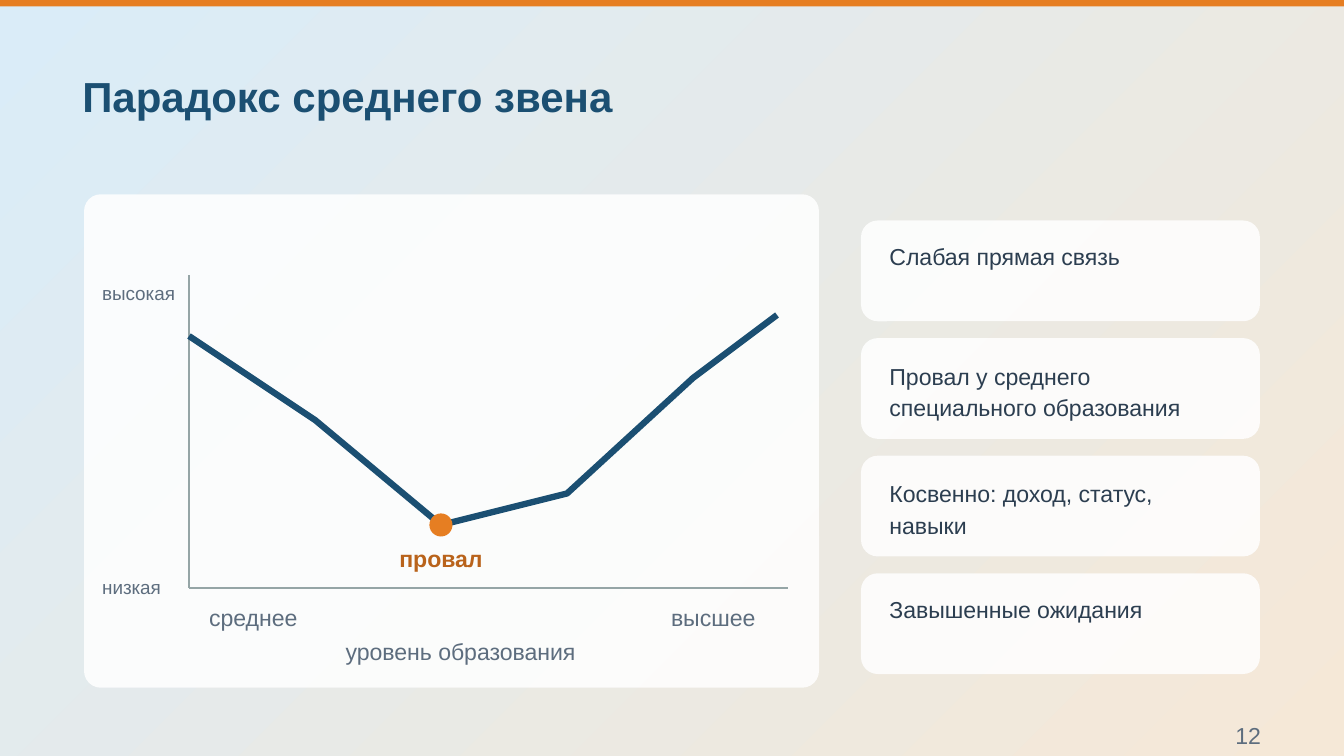
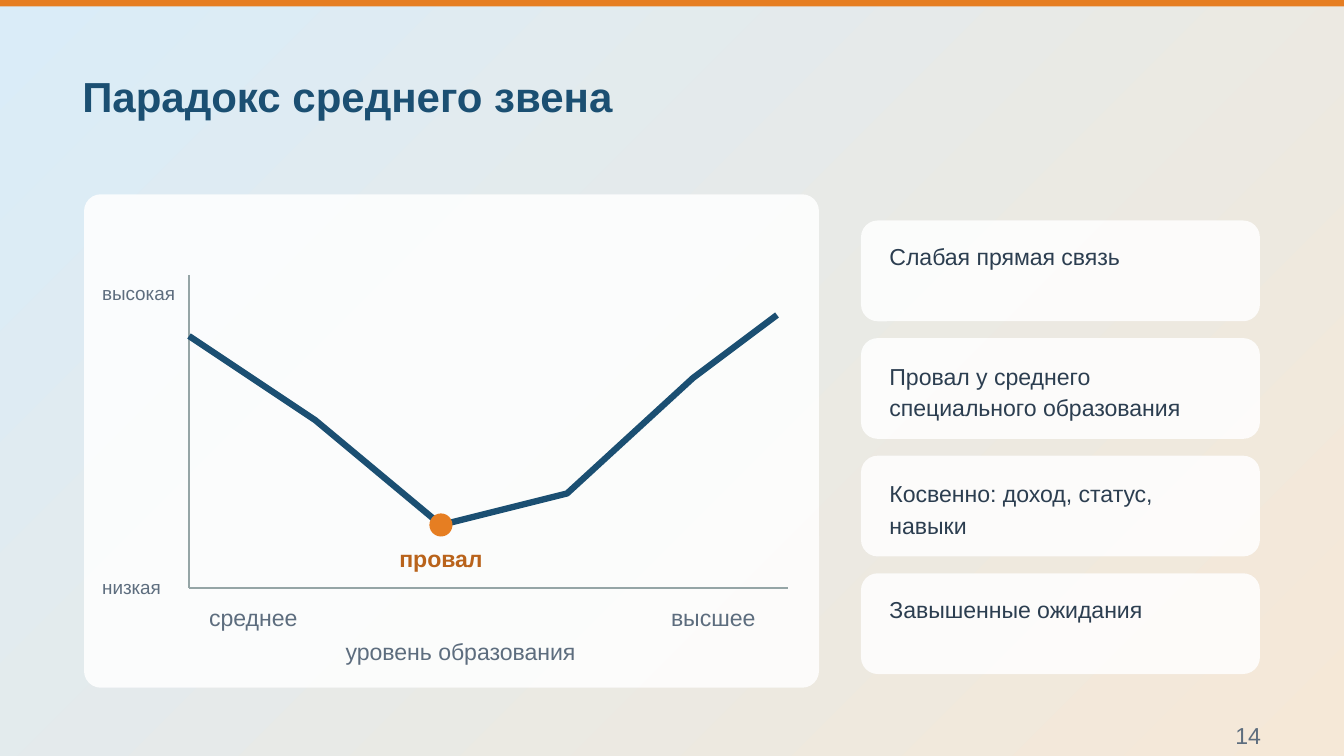
Before and after one commit to Pavel1778/Presentation-happy, a slide deck: slide 14 of Konceptsiya_schastya.pptx (slide 12 before the commit). Drawn at 1344x756 pixels with LibreOffice and Linux fonts; fonts in the diff are those of the drawing; background and template pictures are left out. Boxes give left, top, right and bottom in pixels: in the first picture for what was removed or moved away, otherwise in the second. Text is boxed around its words. In the diff, an @@ line names an element or a change of style, - is before the commit and + after.

```diff
--- a/Konceptsiya_schastya.pptx
+++ b/Konceptsiya_schastya.pptx
@@ text at bbox=[1235, 728, 1261, 744]: text changed @@
-12
+14
```
Also in this commit, not shown: 9 other slides changed, 2 slides added, 53 other files.
